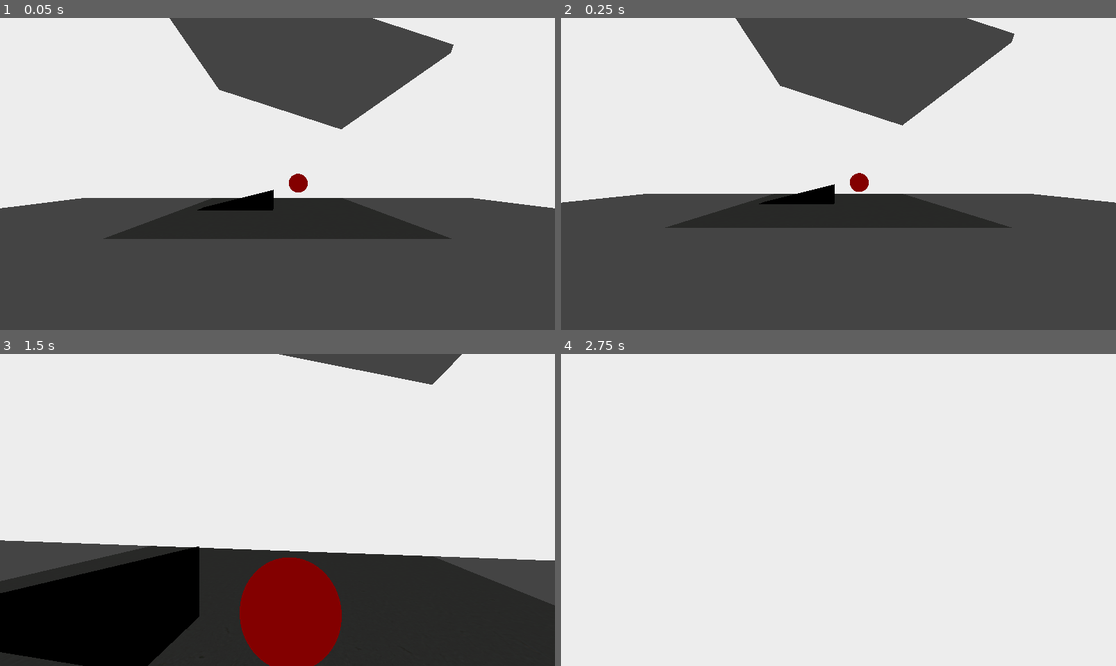
Above: before the commit, frames 1-4 (two rows, left to right).
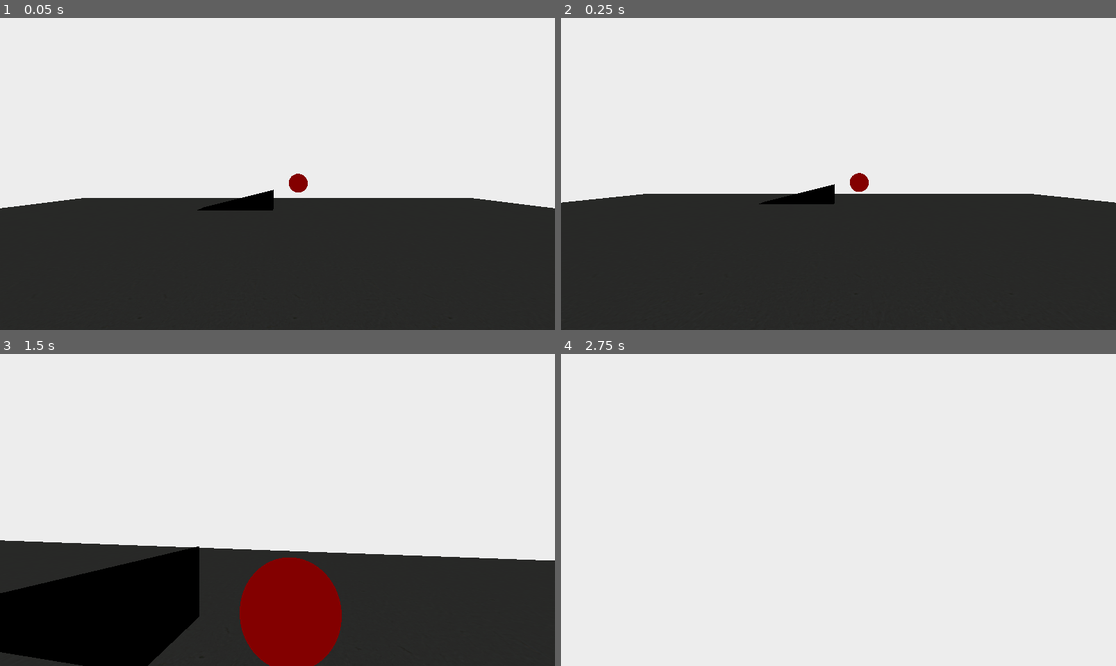
Above: after the commit, the same moments.

Repository: mynameisgump/GodotCleanupDetail
Game: Godot game, scene res://scenes/main.tscn
Two runs of this game, one before a commit and one after it. Both use one fixed random seed, a clock stepped at 60 frames per second and the inputs below.
Inputs (mouse positions are in pixels of both pictures, inside the frame that each line leads up to):
- Up to frame 1 (0.05 s): no input
- Up to frame 2 (0.25 s): no input
- Up to frame 3 (1.5 s): move the mouse to (305, 510) at 0.52 s; hold W (move_forward) from 0.53 s (still down); tap R (rotate, bound only after the commit) at 0.6 s; move the mouse to (249, 510) at 1.27 s; click (249, 510) at 1.35 s
- Up to frame 4 (2.75 s): keep holding W (move_forward); tap R (rotate, bound only after the commit) at 1.55, 2.1 s; move the mouse to (849, 503) at 2.02 s

The runs differ from the first frame. In frame 1, 48% of the frame differs, in the area x 0-100%, y 0-100%; in frame 2, 50%; in frame 3, 5.0%; in frame 4, nothing differs.

Commit message:
Working on rotating but god damn this glitch is fine

Diff:
--- a/project.godot
+++ b/project.godot
@@ -42,6 +42,11 @@
 "events": [Object(InputEventMouseButton,"resource_local_to_scene":false,"resource_name":"","device":-1,"window_id":0,"a …(259 unchanged characters)…
 ]
 }
+rotate={
+"deadzone": 0.5,
+"events": [Object(InputEventKey,"resource_local_to_scene":false,"resource_name":"","device":-1,"window_id":0,"alt_pressed":false,"shift_pressed":false,"ctrl_pressed":false,"meta_pressed":false,"pressed":false,"keycode":0,"physical_keycode":82,"key_label":0,"unicode":114,"echo":false,"script":null)
+]
+}
 
 [layer_names]
 
--- a/scenes/main.tscn
+++ b/scenes/main.tscn
@@ -1,15 +1,9 @@
-[gd_scene load_steps=11 format=3 uid="uid://qcvn70l3rpml"]
+[gd_scene load_steps=9 format=3 uid="uid://qcvn70l3rpml"]
 
 [ext_resource type="PackedScene" uid="uid://lc8w4820q8sp" path="res://scenes/player.tscn" id="1_1s5nh"]
 [ext_resource type="Script" path="res://scenes/main.gd" id="1_5qlw8"]
 [ext_resource type="PackedScene" uid="uid://duckbxcxf53ju" path="res://scenes/meat_sphere.tscn" id="1_c11of"]
 [ext_resource type="PackedScene" uid="uid://bx4vhshg57a1j" path="res://scenes/concrete_tile.tscn" id="2_ofuvt"]
-
-[sub_resource type="BoxMesh" id="BoxMesh_4ewis"]
-size = Vector3(10, 0.25, 10)
-
-[sub_resource type="ConcavePolygonShape3D" id="ConcavePolygonShape3D_rwtv5"]
-data = PackedVector3Array(-5, 0.125, 5, 5, 0.125, 5, -5, -0.125, 5, 5, 0.125, 5, 5, -0.125, 5, -5, -0.125, 5, 5, 0.125, -5, -5, 0.125, -5, 5, -0.125, -5, -5, 0.125, -5, -5, -0.125, -5, 5, -0.125, -5, 5, 0.125, 5, 5, 0.125, -5, 5, -0.125, 5, 5, 0.125, -5, 5, -0.125, -5, 5, -0.125, 5, -5, 0.125, -5, -5, 0.125, 5, -5, -0.125, -5, -5, 0.125, 5, -5, -0.125, 5, -5, -0.125, -5, 5, 0.125, 5, -5, 0.125, 5, 5, 0.125, -5, -5, 0.125, 5, -5, 0.125, -5, 5, 0.125, -5, -5, -0.125, 5, 5, -0.125, 5, -5, -0.125, -5, 5, -0.125, 5, 5, -0.125, -5, -5, -0.125, -5)
 
 [sub_resource type="StandardMaterial3D" id="StandardMaterial3D_03e83"]
 albedo_color = Color(0, 0, 0, 1)
@@ -37,95 +31,30 @@
 
 [node name="ConcreteTile" parent="Map/Testing" instance=ExtResource("2_ofuvt")]
 
-[node name="BeginnerFloor10" type="MeshInstance3D" parent="Map/Testing"]
-transform = Transform3D(0.951094, 0.308901, 0, -0.308901, 0.951094, 0, 0, 0, 1, 0.249005, 7.1109, 0)
-mesh = SubResource("BoxMesh_4ewis")
-skeleton = NodePath("../..")
+[node name="ConcreteTile2" parent="Map/Testing" instance=ExtResource("2_ofuvt")]
+transform = Transform3D(1, 0, 0, 0, 1, 0, 0, 0, 1, 10, 0, 0)
 
-[node name="StaticBody3D" type="StaticBody3D" parent="Map/Testing/BeginnerFloor10"]
+[node name="ConcreteTile3" parent="Map/Testing" instance=ExtResource("2_ofuvt")]
+transform = Transform3D(1, 0, 0, 0, 1, 0, 0, 0, 1, -10, 0, 0)
+skeleton = NodePath("..")
 
-[node name="CollisionShape3D" type="CollisionShape3D" parent="Map/Testing/BeginnerFloor10/StaticBody3D"]
-shape = SubResource("ConcavePolygonShape3D_rwtv5")
+[node name="ConcreteTile4" parent="Map/Testing" instance=ExtResource("2_ofuvt")]
+transform = Transform3D(1, 0, 0, 0, 1, 0, 0, 0, 1, -10, 0, 10)
 
-[node name="BeginnerFloor2" type="MeshInstance3D" parent="Map/Testing"]
-transform = Transform3D(1, 0, 0, 0, 1, 0, 0, 0, 1, 10, 0, 0)
-mesh = SubResource("BoxMesh_4ewis")
-skeleton = NodePath("../..")
+[node name="ConcreteTile5" parent="Map/Testing" instance=ExtResource("2_ofuvt")]
+transform = Transform3D(1, 0, 0, 0, 1, 0, 0, 0, 1, 0, 0, 10)
 
-[node name="StaticBody3D" type="StaticBody3D" parent="Map/Testing/BeginnerFloor2"]
+[node name="ConcreteTile6" parent="Map/Testing" instance=ExtResource("2_ofuvt")]
+transform = Transform3D(1, 0, 0, 0, 1, 0, 0, 0, 1, 10, 0, 10)
 
-[node name="CollisionShape3D" type="CollisionShape3D" parent="Map/Testing/BeginnerFloor2/StaticBody3D"]
-shape = SubResource("ConcavePolygonShape3D_rwtv5")
+[node name="ConcreteTile7" parent="Map/Testing" instance=ExtResource("2_ofuvt")]
+transform = Transform3D(1, 0, 0, 0, 1, 0, 0, 0, 1, -10, 0, 20)
 
-[node name="BeginnerFloor3" type="MeshInstance3D" parent="Map/Testing"]
-transform = Transform3D(1, 0, 0, 0, 1, 0, 0, 0, 1, -10, 0, 0)
-mesh = SubResource("BoxMesh_4ewis")
-skeleton = NodePath("../..")
+[node name="ConcreteTile8" parent="Map/Testing" instance=ExtResource("2_ofuvt")]
+transform = Transform3D(1, 0, 0, 0, 1, 0, 0, 0, 1, 0, 0, 20)
 
-[node name="StaticBody3D" type="StaticBody3D" parent="Map/Testing/BeginnerFloor3"]
-
-[node name="CollisionShape3D" type="CollisionShape3D" parent="Map/Testing/BeginnerFloor3/StaticBody3D"]
-shape = SubResource("ConcavePolygonShape3D_rwtv5")
-
-[node name="BeginnerFloor4" type="MeshInstance3D" parent="Map/Testing"]
-transform = Transform3D(1, 0, 0, 0, 1, 0, 0, 0, 1, 0, 0, 10)
-mesh = SubResource("BoxMesh_4ewis")
-skeleton = NodePath("../..")
-
-[node name="StaticBody3D" type="StaticBody3D" parent="Map/Testing/BeginnerFloor4"]
-
-[node name="CollisionShape3D" type="CollisionShape3D" parent="Map/Testing/BeginnerFloor4/StaticBody3D"]
-shape = SubResource("ConcavePolygonShape3D_rwtv5")
-
-[node name="BeginnerFloor5" type="MeshInstance3D" parent="Map/Testing"]
-transform = Transform3D(1, 0, 0, 0, 1, 0, 0, 0, 1, 10, 0, 10)
-mesh = SubResource("BoxMesh_4ewis")
-skeleton = NodePath("../..")
-
-[node name="StaticBody3D" type="StaticBody3D" parent="Map/Testing/BeginnerFloor5"]
-
-[node name="CollisionShape3D" type="CollisionShape3D" parent="Map/Testing/BeginnerFloor5/StaticBody3D"]
-shape = SubResource("ConcavePolygonShape3D_rwtv5")
-
-[node name="BeginnerFloor6" type="MeshInstance3D" parent="Map/Testing"]
-transform = Transform3D(1, 0, 0, 0, 1, 0, 0, 0, 1, -10, 0, 10)
-mesh = SubResource("BoxMesh_4ewis")
-skeleton = NodePath("../..")
-
-[node name="StaticBody3D" type="StaticBody3D" parent="Map/Testing/BeginnerFloor6"]
-
-[node name="CollisionShape3D" type="CollisionShape3D" parent="Map/Testing/BeginnerFloor6/StaticBody3D"]
-shape = SubResource("ConcavePolygonShape3D_rwtv5")
-
-[node name="BeginnerFloor7" type="MeshInstance3D" parent="Map/Testing"]
-transform = Transform3D(1, 0, 0, 0, 1, 0, 0, 0, 1, 0, 0, 20)
-mesh = SubResource("BoxMesh_4ewis")
-skeleton = NodePath("../..")
-
-[node name="StaticBody3D" type="StaticBody3D" parent="Map/Testing/BeginnerFloor7"]
-
-[node name="CollisionShape3D" type="CollisionShape3D" parent="Map/Testing/BeginnerFloor7/StaticBody3D"]
-shape = SubResource("ConcavePolygonShape3D_rwtv5")
-
-[node name="BeginnerFloor8" type="MeshInstance3D" parent="Map/Testing"]
+[node name="ConcreteTile9" parent="Map/Testing" instance=ExtResource("2_ofuvt")]
 transform = Transform3D(1, 0, 0, 0, 1, 0, 0, 0, 1, 10, 0, 20)
-mesh = SubResource("BoxMesh_4ewis")
-skeleton = NodePath("../..")
-
-[node name="StaticBody3D" type="StaticBody3D" parent="Map/Testing/BeginnerFloor8"]
-
-[node name="CollisionShape3D" type="CollisionShape3D" parent="Map/Testing/BeginnerFloor8/StaticBody3D"]
-shape = SubResource("ConcavePolygonShape3D_rwtv5")
-
-[node name="BeginnerFloor9" type="MeshInstance3D" parent="Map/Testing"]
-transform = Transform3D(1, 0, 0, 0, 1, 0, 0, 0, 1, -10, 0, 20)
-mesh = SubResource("BoxMesh_4ewis")
-skeleton = NodePath("../..")
-
-[node name="StaticBody3D" type="StaticBody3D" parent="Map/Testing/BeginnerFloor9"]
-
-[node name="CollisionShape3D" type="CollisionShape3D" parent="Map/Testing/BeginnerFloor9/StaticBody3D"]
-shape = SubResource("ConcavePolygonShape3D_rwtv5")
 
 [node name="MeshInstance3D" type="MeshInstance3D" parent="Map"]
 transform = Transform3D(1, 0, 0, 0, 1, 0, 0, 0, 1, -2.21982, 0.599503, 0)
--- a/scripts/meat_sphere.gd
+++ b/scripts/meat_sphere.gd
@@ -11,12 +11,12 @@
 var linear_vel = null;
 var entered_blood = false;
 var overlapping = []
+var max_overlapping = 3;
 
 func _ready():
 	pass
 
 func _process(delta):
-	print(overlapping.size())
 	pass
 
 func update_velocity(lv):
@@ -27,8 +27,7 @@
 
 	# Blood Stain Code
 	var total_contacts = state.get_contact_count();
-	print(entered_blood)
-	if total_contacts > 0 and overlapping.size() == 0:
+	if total_contacts > 0 and overlapping.size() <= max_overlapping:
 		var colliding_object = state.get_contact_collider_object(0);
 		if colliding_object.name != "Player" and blood_timer.is_stopped():
 			var pos = state.get_contact_collider_position(0);
--- a/scripts/player.gd
+++ b/scripts/player.gd
@@ -43,6 +43,9 @@
 var grabbed_item = null;
 var grabbed_item_rel_pos= null;
 
+var rotating;
+var prev_mouse_position;
+var next_mouse_position;
 
 func handle_grabber():
 	if grabbed_item == null:
@@ -56,9 +59,10 @@
 		on_grabber_collision(collision_object)
 
 func on_full_grabber():
-	var expected_translation = head.to_global(grabbed_item_rel_pos)
-	var linear_vel = expected_translation - grabbed_item.position
-	grabbed_item.update_velocity(linear_vel)
+	if not rotating:
+		var expected_translation = head.to_global(grabbed_item_rel_pos)
+		var linear_vel = expected_translation - grabbed_item.position
+		grabbed_item.update_velocity(linear_vel)
 	if Input.is_action_just_released("left_mouse"):
 		let_go();
 
@@ -96,6 +100,13 @@
 		lean_right = true;
 		z_tilt_target = -z_tilt_value*5;
 
+	if Input.is_action_just_pressed("rotate"):
+		if grabbed_item != null:
+			rotating = true
+
+	if Input.is_action_just_released("rotate"):
+		rotating = false;
+
 func handle_movement(delta : float) -> void:
 	if not is_on_floor():
 		velocity.y -= GRAVITY * delta
